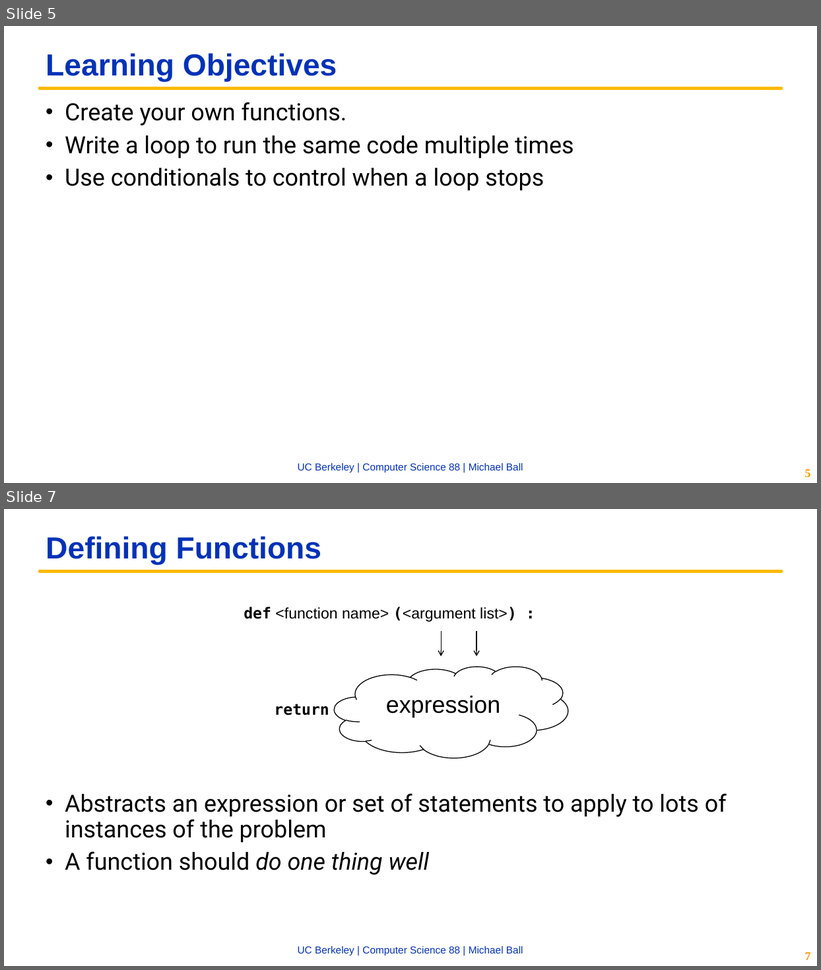
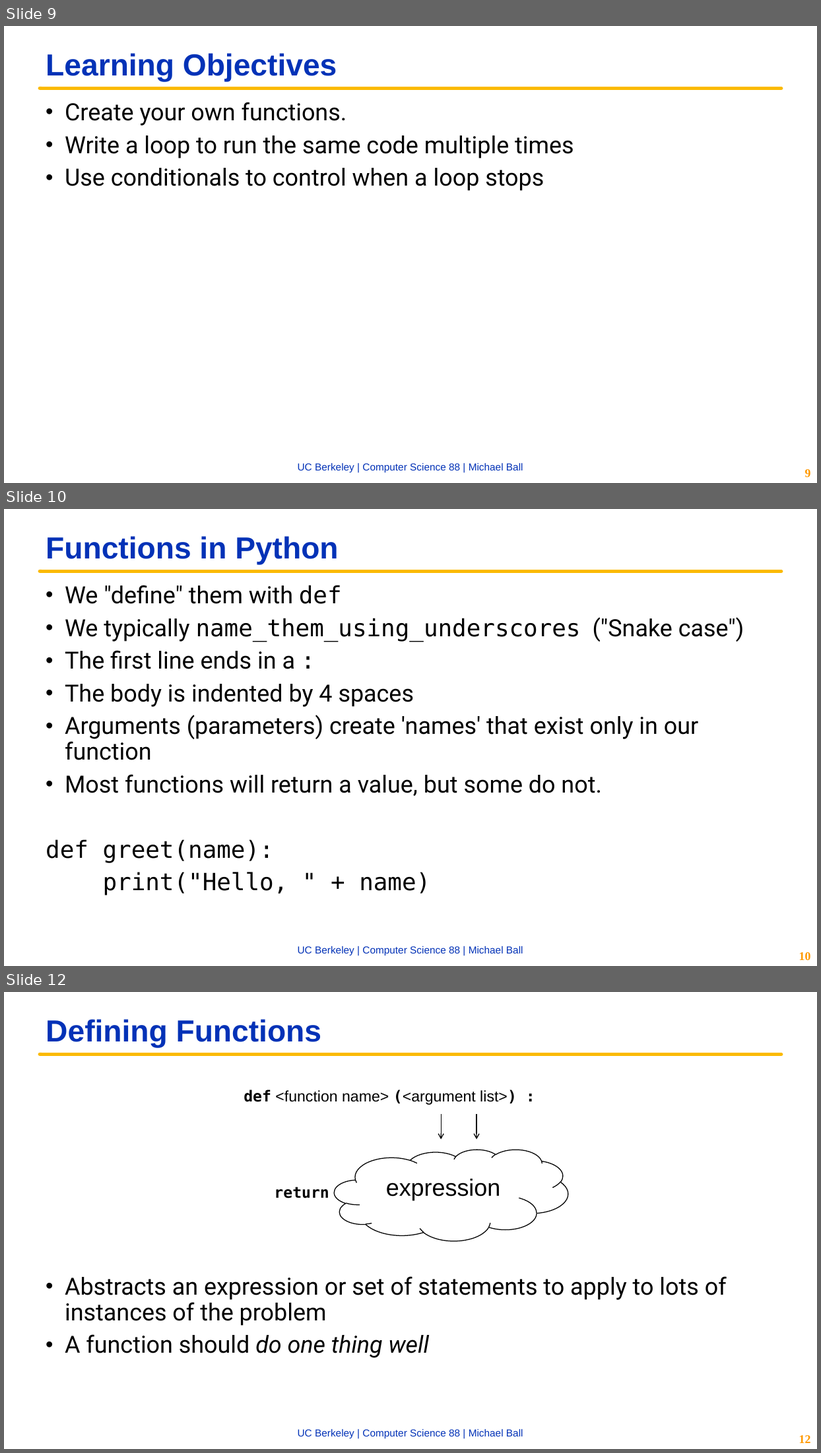
Before and after one commit to cs88-website/fa22, a slide deck: assets/slides/fa22/03-Loops.pptx. Shown one above the other, each under a label of ours: slides 5 and 7 before the commit, slides 9, 10 and 12 after it; the slides between them are not shown. The pictures are 821x970 and 821x1453 pixels, drawn with LibreOffice and Linux fonts; fonts in the diff are those of the drawing; background and template pictures are left out. Boxes give left, top, right and bottom in pixels: in the first picture for what was removed or moved away, otherwise in the second. Text is boxed around its words. In the diff, an @@ line names an element or a change of style, - is before the commit and + after.

```diff
--- a/assets/slides/fa22/03-Loops.pptx
+++ b/assets/slides/fa22/03-Loops.pptx
@@ slide 10 added at bbox=[4, 509, 817, 966], background #FFFFFF; not listed: 2 template elements that a slide beside it also shows @@
@@ title added at bbox=[46, 536, 338, 564], 36 pt, text #0332B7, bold @@
+Functions in Python
@@ text added at bbox=[46, 585, 745, 896], 28 pt, text #000000 @@
+• We "define" them with def
+• We typically name_them_using_underscores ("Snake case")
+• The first line ends in a :
+• The body is indented by 4 spaces
+• Arguments (parameters) create 'names' that exist only in our function
+• Most functions will return a value, but some do not.
+def greet(name):
+print("Hello, " + name)
@@ page number added at bbox=[799, 953, 811, 960], 14 pt, text #FF9900, bold @@
+10
@@ what was slide 5 is now slide 9 @@
@@ page number at bbox=[805, 470, 811, 477]: text changed @@
-5
+9
@@ what was slide 7 is now slide 12 @@
@@ page number at bbox=[799, 1436, 811, 1443]: text changed @@
-7
+12
```
Also in this commit, not shown: 10 slides changed, 5 other slides added, 3 slides removed, 4 other files.
